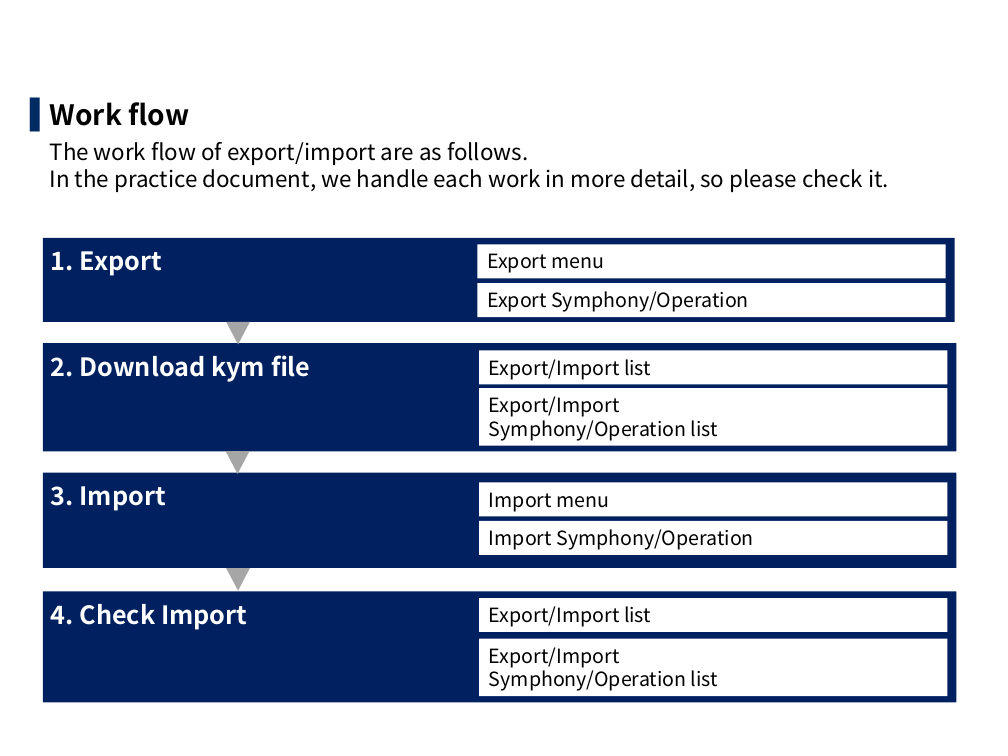
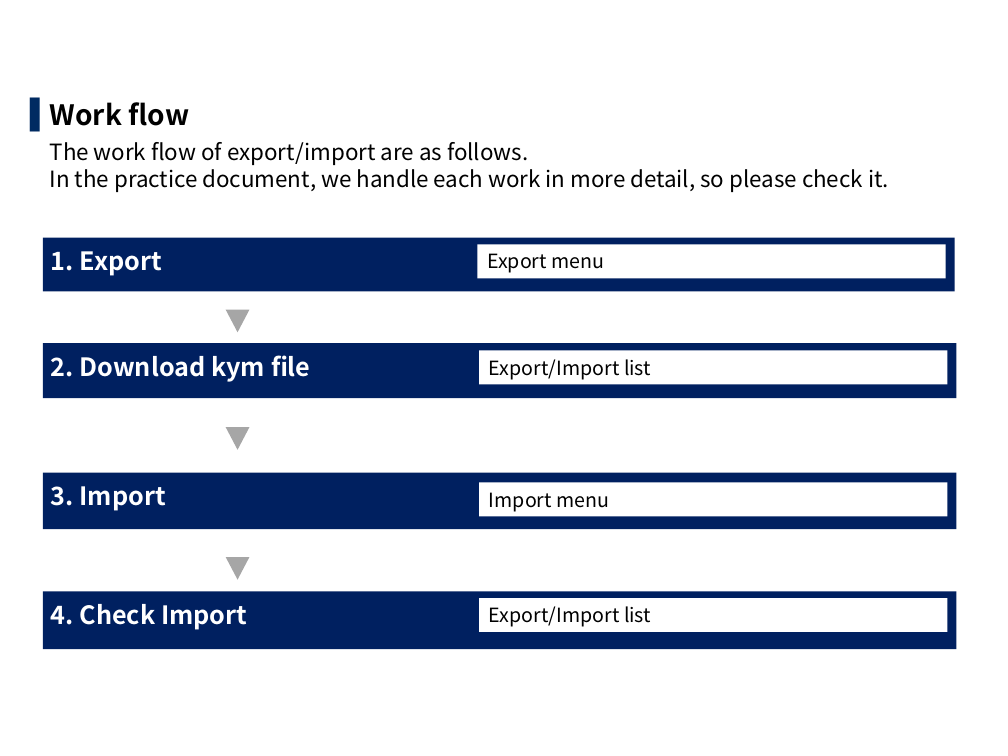
Before and after one commit to exastro-suite/it-automation-docs, a slide deck: slide 9 of asset/Learn/ITA-export-import_classroom_lecture_en.pptx (slide 13 before the commit). Drawn at 1008x756 pixels with LibreOffice and Linux fonts; fonts in the diff are those of the drawing; background and template pictures are left out. Boxes give left, top, right and bottom in pixels: in the first picture for what was removed or moved away, otherwise in the second. Text is boxed around its words. In the diff, an @@ line names an element or a change of style, - is before the commit and + after.

```diff
--- a/asset/Learn/ITA-export-import_classroom_lecture_en.pptx
+++ b/asset/Learn/ITA-export-import_classroom_lecture_en.pptx
@@ rectangle "1. Export": place and size @@
-rectangle "1. Export" at box(43, 238, 955, 322)
+rectangle "1. Export" at box(43, 238, 955, 291)
@@ rectangle removed at box(478, 283, 947, 318) @@
-Export Symphony/Operation
@@ triangle: place and size @@
-triangle at box(226, 322, 250, 344)
+triangle at box(226, 309, 250, 332)
@@ rectangle "2. Download kym file": place and size @@
-rectangle "2. Download kym file" at box(43, 343, 957, 451)
+rectangle "2. Download kym file" at box(43, 343, 957, 398)
@@ rectangle removed at box(479, 388, 948, 446) @@
-Export/Import
-Symphony/Operation list
@@ triangle: place and size @@
-triangle at box(226, 452, 250, 474)
+triangle at box(226, 427, 250, 450)
@@ rectangle "3. Import": place and size @@
-rectangle "3. Import" at box(43, 473, 957, 569)
+rectangle "3. Import" at box(43, 473, 957, 529)
@@ rectangle removed at box(479, 521, 948, 555) @@
-Import Symphony/Operation
@@ triangle: place and size @@
-triangle at box(226, 569, 250, 591)
+triangle at box(226, 557, 250, 580)
@@ rectangle "4. Check Import": place and size @@
-rectangle "4. Check Import" at box(43, 592, 957, 703)
+rectangle "4. Check Import" at box(43, 592, 957, 649)
@@ rectangle removed at box(479, 638, 948, 696) @@
-Export/Import
-Symphony/Operation list
```
Also in this commit, not shown: 9 other slides changed, 7 slides removed, 5 other files.
